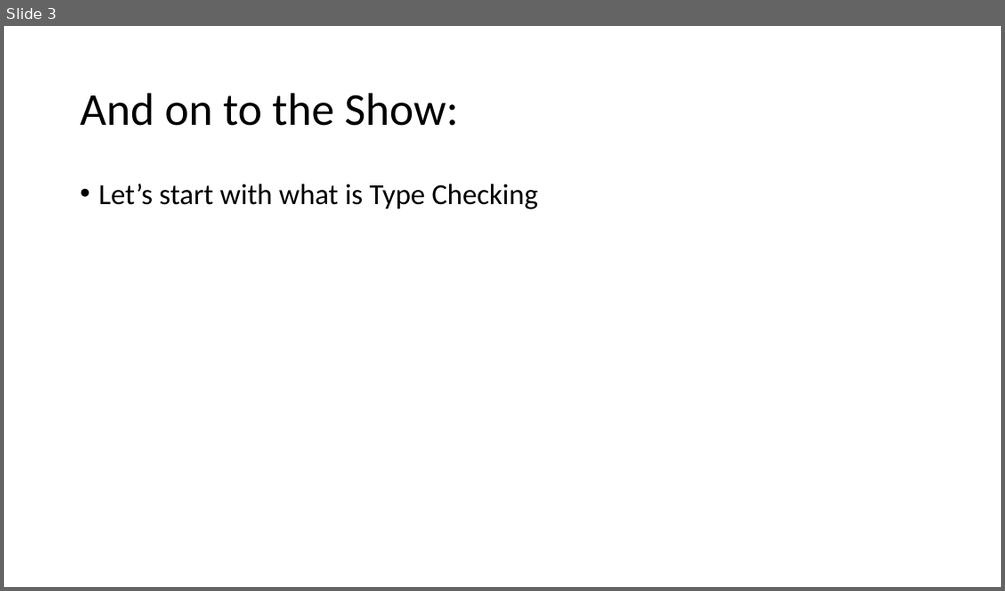
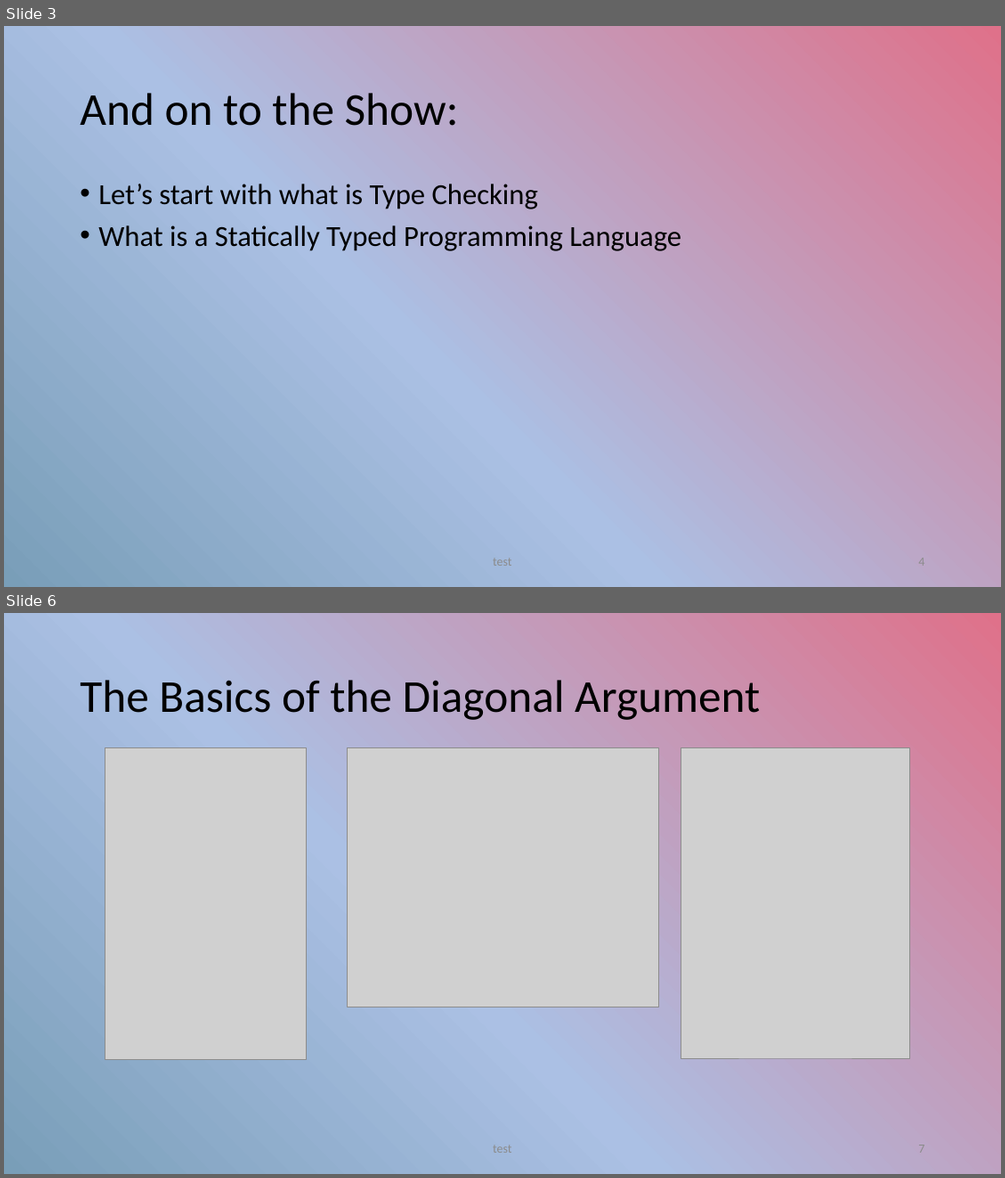
Before and after one commit to seanwestfall/algorithm_w_presentation, a slide deck: Presentation1.pptx. Shown one above the other, each under a label of ours: slide 3 before the commit, slides 3 and 6 after it; the slides between them are not shown. The pictures are 1005x591 and 1005x1178 pixels, drawn with LibreOffice and Linux fonts; fonts in the diff are those of the drawing; grey boxes stand for pictures. Boxes give left, top, right and bottom in pixels: in the first picture for what was removed or moved away, otherwise in the second. Text is boxed around its words. In the diff, an @@ line names an element or a change of style, - is before the commit and + after.

```diff
--- a/Presentation1.pptx
+++ b/Presentation1.pptx
@@ slide 6 added at (x1=4, y1=613, x2=1001, y2=1174), background gradient #799EB8 to #ABC0E4 to #DF718A @@
@@ title added at (x1=80, y1=680, x2=760, y2=720), 44 pt, text #000000 @@
+The Basics of the Diagonal Argument
@@ picture added at (x1=105, y1=747, x2=306, y2=1060) @@
@@ picture added at (x1=347, y1=747, x2=658, y2=1007) @@
@@ picture added at (x1=681, y1=747, x2=910, y2=1058) @@
@@ text added at (x1=493, y1=1144, x2=511, y2=1152), 12 pt, text #8C8C8C @@
+test
@@ page number added at (x1=918, y1=1144, x2=924, y2=1152), 12 pt, text #8C8C8C @@
+7
@@ slide 3 changed as well @@
@@ background #FFFFFF to gradient #799EB8 to #ABC0E4 to #DF718A @@
@@ text at (x1=98, y1=225, x2=681, y2=251): paragraph added @@
+• What is a Statically Typed Programming Language
@@ text added at (x1=493, y1=557, x2=511, y2=565), 12 pt, text #8C8C8C @@
+test
@@ page number added at (x1=918, y1=557, x2=924, y2=565), 12 pt, text #8C8C8C @@
+4
```
Also in this commit, not shown: 2 other slides changed, 6 other slides added.
